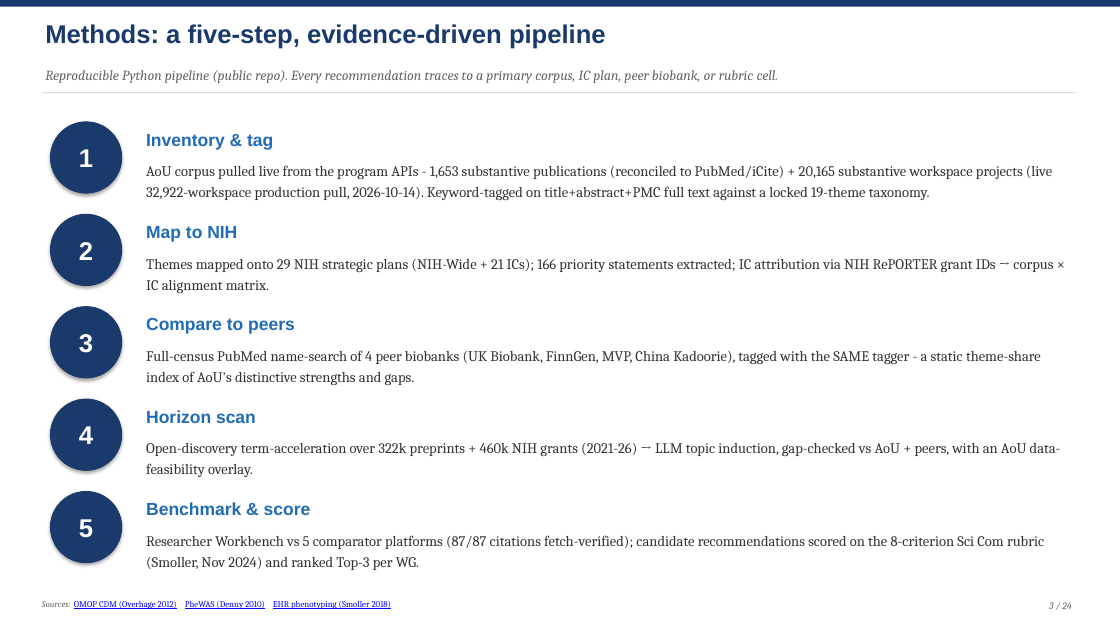
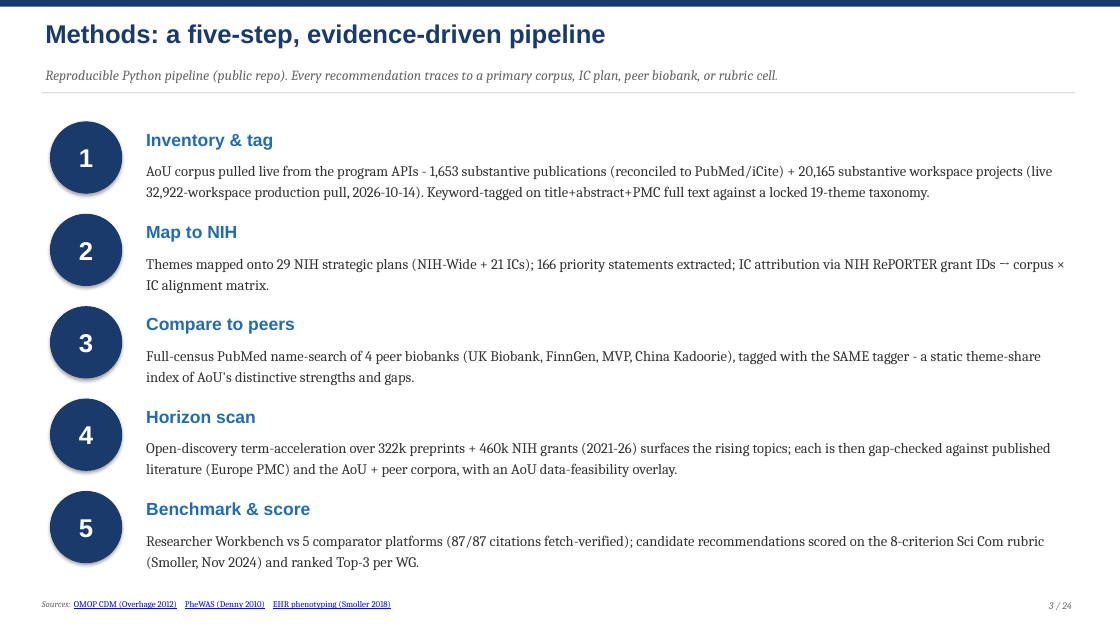
Before and after one commit to mellybelly/all-of-us, a slide deck: slide 3 of resources/deliverables/AoU_Roadmap_Refresh_Draft_Deck.pptx. Drawn at 1120x630 pixels with LibreOffice and Linux fonts; fonts in the diff are those of the drawing. Boxes give left, top, right and bottom in pixels: in the first picture for what was removed or moved away, otherwise in the second. Text is boxed around its words. In the diff, an @@ line names an element or a change of style, - is before the commit and + after.

```diff
--- a/resources/deliverables/AoU_Roadmap_Refresh_Draft_Deck.pptx
+++ b/resources/deliverables/AoU_Roadmap_Refresh_Draft_Deck.pptx
@@ text at box(146, 442, 1051, 477): text changed @@
-Open-discovery term-acceleration over 322k preprints + 460k NIH grants (2021-26) → LLM topic induction, gap-checked vs AoU + peers, with an AoU data-feasibility overlay.
+Open-discovery term-acceleration over 322k preprints + 460k NIH grants (2021-26) surfaces the rising topics; each is then gap-checked against published literature (Europe PMC) and the AoU + peer corpora, with an AoU data-feasibility overlay.
```
Also in this commit, not shown: 1 other file.
